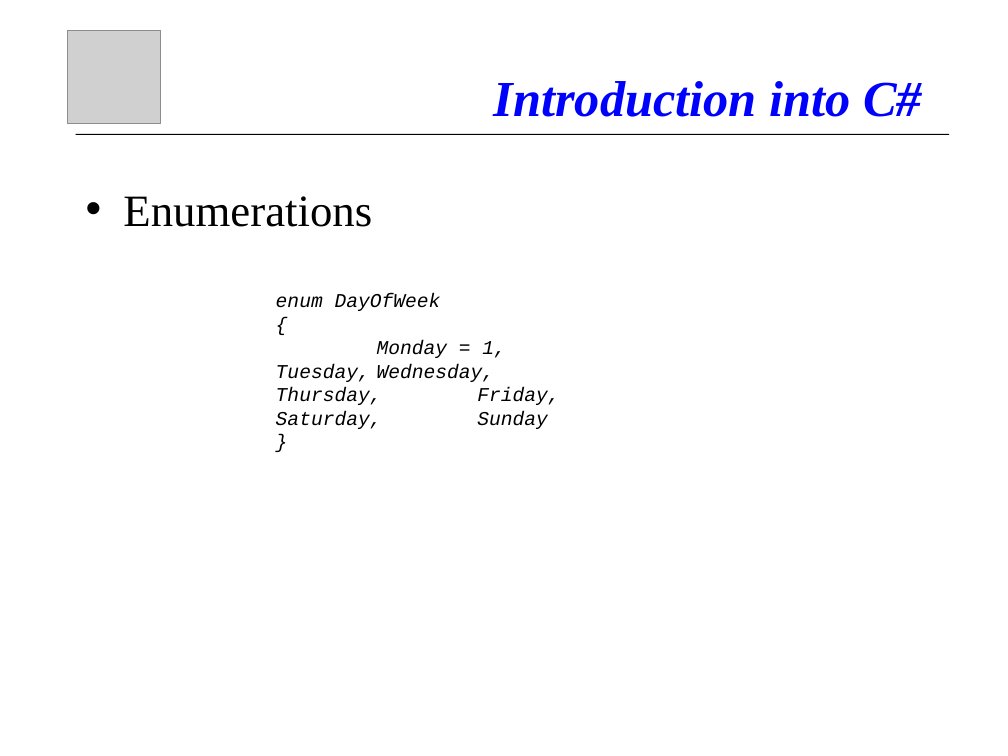
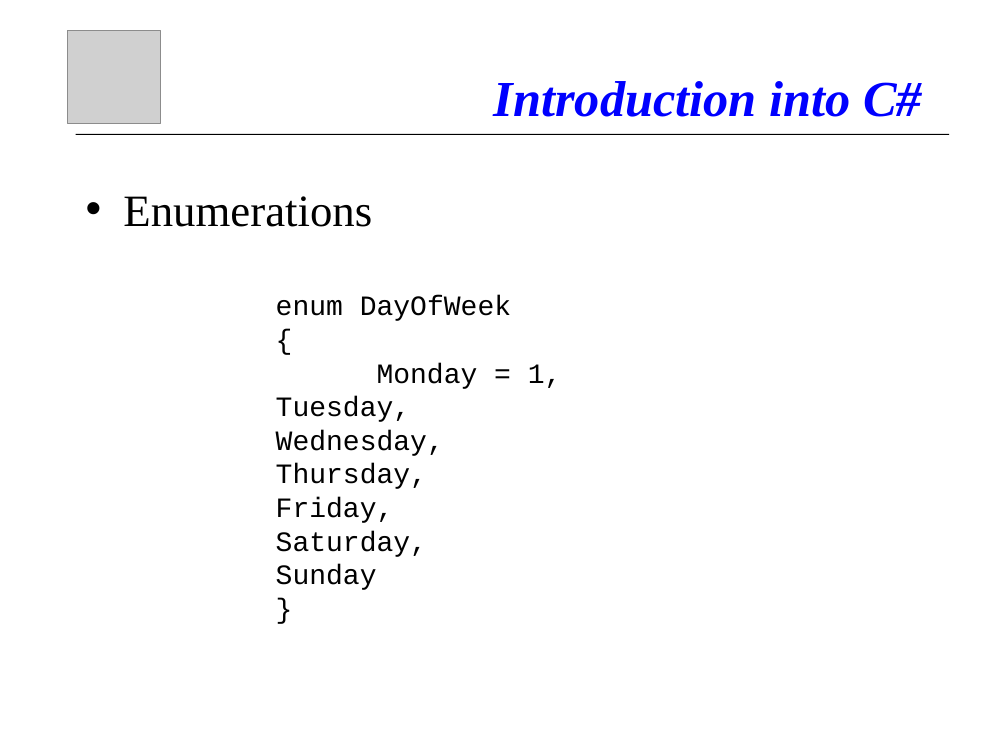
Before and after one commit to atillakati/fit_omicron_atilla, a slide deck: slide 26 of doc/C#_Kurs_en.ppt. Drawn at 1008x756 pixels with LibreOffice and Linux fonts; fonts in the diff are those of the drawing; grey boxes stand for pictures. Boxes give left, top, right and bottom in pixels: in the first picture for what was removed or moved away, otherwise in the second. Text is boxed around its words. In the diff, an @@ line names an element or a change of style, - is before the commit and + after.

```diff
--- a/doc/C#_Kurs_en.ppt
+++ b/doc/C#_Kurs_en.ppt
@@ text "enum DayOfWeek" at [276, 296, 562, 590]: size 14 to 20 pt, italic off @@
```
Also in this commit, not shown: 9 other slides changed, 3 slides added, 2 slides removed, 4 other files.
